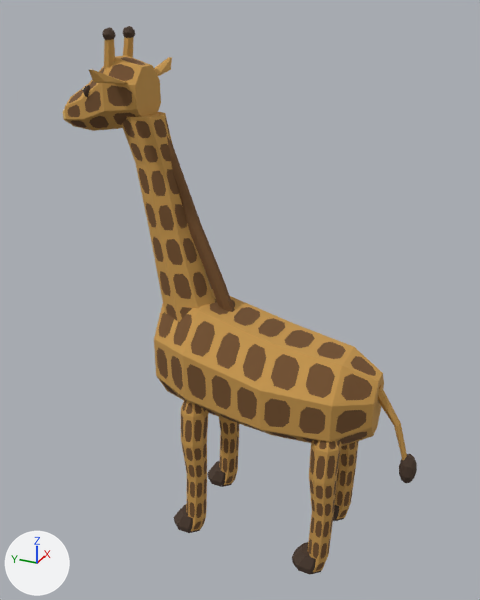
The glTF model public/models/safari/Giraffe.gltf, before and after one commit.
The view is the same before and after, from a 50 mm camera at (-15.88, -6.25, 15.86) aimed at (0.07, 0.92, 7.89). Arrows for +X, +Y and +Z are at lower left; the lights stay in place. The first picture is the older version. Vertices at exactly the same position are counted once.

Objects in the first picture: 'AnimalSkin'.
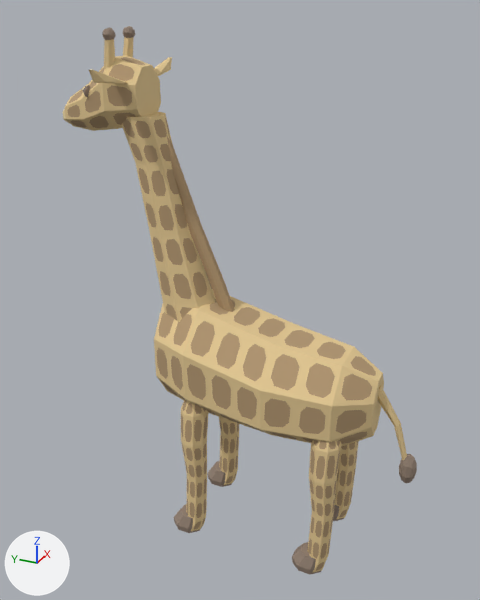
Where the change shows, as pixel boxes [x1, y1, x2, y2] in the pictures (480 x 600 px):
part 1 of me_giraffeskin, recoloured: [63, 37, 407, 573] in both
part 2 of me_giraffeskin, recoloured: [67, 26, 417, 574] in both

What the commit changed:
me_giraffeskin has 4309 vertices, 8594 faces and spans x -2.0..2.0, y -4.6..6.2, z 0.1..15.1.
me_giraffeskin is used by ob_animalskin; location (0.0, 0.0, 0.0).
me_giraffeskin part 1: 5094 faces centred in x -1.9..1.9, y -4.2..6.2, z 0.2..14.7 are repainted in the vertex colours; the middle colour goes from orange #c7974c to beige #e5ca94.
me_giraffeskin part 2: 3500 faces centred in x -1.7..1.7, y -4.6..5.9, z 0.1..15.1 are repainted in the vertex colours; the middle colour goes from brown #734f2a to brown #b39771.
